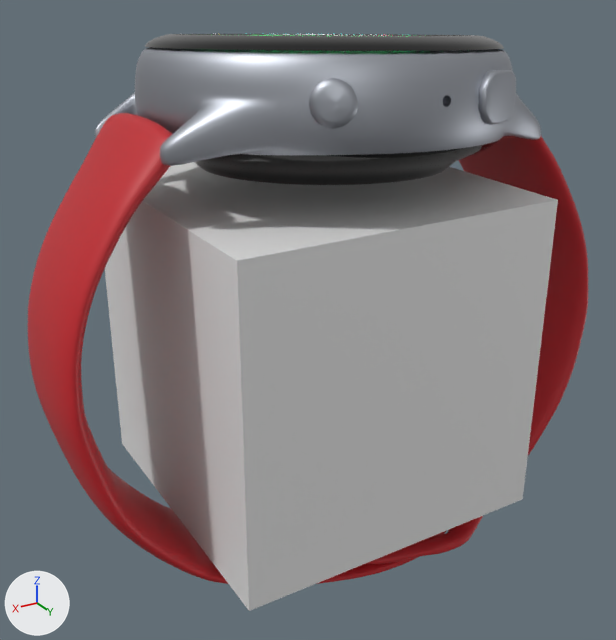
Renders of the glTF model reactThreeFiberDemos/src/assets/VTO/SmartWatch.glb from each side of a commit.
Both versions are drawn from a 50 mm lens placed at (2.59, 4.28, 2.27), pointed at (0.03, -0.01, 0.13). Arrows for +X, +Y and +Z are at lower left; the lights stay in place. The older version comes first. Where no turn or scale is listed for an object, it has been applied to the vertices. Vertices at exactly the same position are counted once.

The first picture shows 'Cube', 'Frame', 'Glass', 'LowerBelt', 'LowerButton', 'UpperBelt', 'UpperButton'.
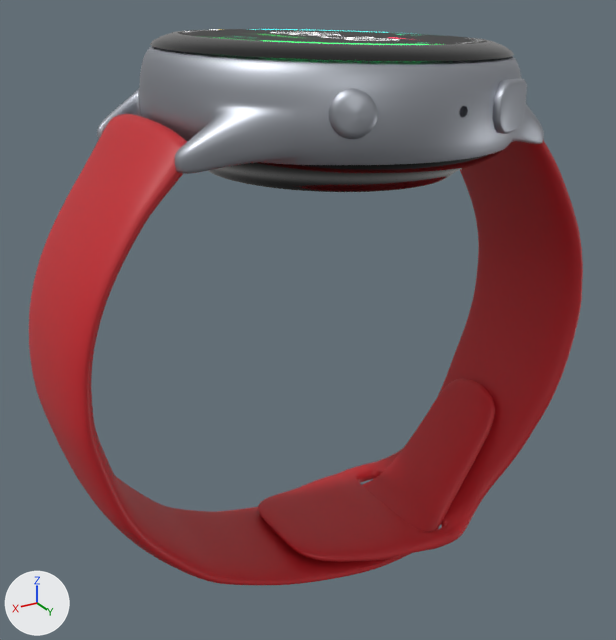
Commit message: feat(VTO): filter SmartWatch model in production environments

Boxes (x1, y1, x2, y2) around the edits, measured in the pictures (616 x 640 px):
'Cube', deleted
    before: (105, 162, 558, 611)
'LowerBelt', reshaped
    before: (28, 113, 447, 584)
    after: (29, 114, 495, 585)
'Frame', reshaped
    before: (95, 47, 541, 185)
    after: (97, 46, 544, 192)
'UpperBelt', reshaped
    before: (366, 136, 588, 564)
    after: (258, 140, 583, 562)
'Glass', reshaped (83% taller)
    before: (145, 34, 504, 51)
    after: (150, 29, 514, 61)
'LowerButton', reshaped
    before: (309, 78, 358, 129)
    after: (329, 89, 378, 139)
'UpperButton', reshaped (8% narrower)
    before: (478, 70, 516, 125)
    after: (492, 78, 527, 134)

Diff of the bpy script that builds the scene:
```diff
--- a/reactThreeFiberDemos/src/assets/VTO/SmartWatch.glb.py
+++ b/reactThreeFiberDemos/src/assets/VTO/SmartWatch.glb.py
@@ me_circle @@
 # used by ob_frame; location = (0.0, 0.0, 0.0)
-me_circle.from_pydata(...)  # 3902 vertices, 7800 faces; spans x -1.25..1.13, y -1.06..1.06, z 1.06..1.85
+me_circle.from_pydata(...)  # 3902 vertices, 7800 faces; spans x -1.28..1.15, y -1.0..1.12, z 1.08..1.82
+# me_circle part 1: the whole mesh is multiplied about the mesh origin by the matrix ((0.999, -0.047, -0.003), (0.048, 0.998, 0.042), (0.001, -0.042, 0.999))
 me_circle.materials.append(mat_watchbase)
@@ me_circle_001 @@
 # used by ob_glass; location = (0.0, 0.0, 0.0)
-me_circle_001.from_pydata(...)  # 273 vertices, 512 faces; spans x -1.09..0.91, y -1.01..0.98, z 1.7..1.91
+me_circle_001.from_pydata(...)  # 273 vertices, 512 faces; spans x -1.09..0.91, y -0.95..1.05, z 1.73..1.89
+# me_circle_001 part 2: the whole mesh is multiplied about the mesh origin by the matrix ((0.999, -0.047, -0.003), (0.048, 0.998, 0.042), (0.001, -0.042, 0.999))
 me_circle_001.materials.append(mat_glass)
@@ me_cube_007 @@
 # used by ob_lowerbelt; location = (0.0, 0.0, 0.0)
-me_cube_007.from_pydata(...)  # 30210 vertices, 60416 faces; spans x -1.42..1.73, y -0.51..0.64, z -1.59..1.49
+me_cube_007.from_pydata(...)  # 30210 vertices, 60416 faces; spans x -1.43..1.72, y -0.4..0.59, z -1.59..1.49
+# me_cube_007 part 3: the whole mesh is multiplied about its middle by the matrix ((0.999, -0.047, -0.003), (0.048, 0.998, 0.042), (0.001, -0.042, 0.999))
 me_cube_007.materials.append(mat_band)
@@ me_circle_003 @@
 # used by ob_lowerbutton; location = (0.0, 0.0, 0.0)
-me_circle_003.from_pydata(...)  # 209 vertices, 384 faces; spans x 0.335..0.546, y 0.84..0.986, z 1.524..1.746
+me_circle_003.from_pydata(...)  # 209 vertices, 384 faces; spans x 0.284..0.498, y 0.932..1.069, z 1.485..1.707
+# me_circle_003 part 4: the whole mesh is multiplied about its middle by the matrix ((0.999, -0.047, -0.003), (0.048, 0.998, 0.042), (0.001, -0.042, 0.999)), then moved by (-0.049, 0.088, -0.039)
 me_circle_003.materials.append(mat_watchbase)
@@ me_cube_006 @@
 # used by ob_upperbelt; location = (0.0, 0.0, 0.0)
-me_cube_006.from_pydata(...)  # 46592 vertices, 93184 faces; spans x -1.85..0.38, y -0.44..0.77, z -1.51..1.4
+me_cube_006.from_pydata(...)  # 46592 vertices, 93184 faces; spans x -1.85..0.37, y -0.45..0.68, z -1.5..1.39
+# me_cube_006 part 5: the whole mesh is multiplied about the mesh origin by the matrix ((0.999, -0.047, -0.003), (0.048, 0.998, 0.042), (0.001, -0.042, 0.999))
 me_cube_006.materials.append(mat_band)
@@ me_plane @@
 # used by ob_upperbutton; location = (0.0, 0.0, 0.0)
-me_plane.from_pydata(...)  # 132 vertices, 260 faces; spans x -0.71..-0.321, y 0.837..1.064, z 1.462..1.732
+me_plane.from_pydata(...)  # 132 vertices, 260 faces; spans x -0.757..-0.373, y 0.871..1.111, z 1.423..1.688
+# me_plane part 6: the whole mesh is multiplied about the mesh origin by the matrix ((0.999, -0.047, -0.003), (0.048, 0.998, 0.042), (0.001, -0.042, 0.999))
 me_plane.materials.append(mat_watchbase)
@@ ob_cube @@
-ob_cube = bpy.data.objects.new('Cube', me_cube)
-ob_cube.location = (0.0, 0.0, 0.0)
```
